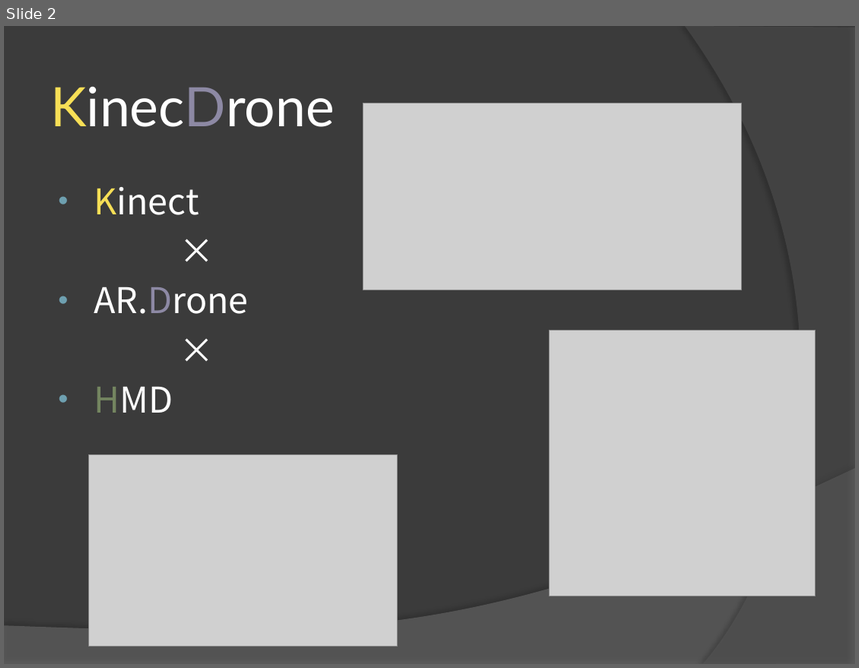
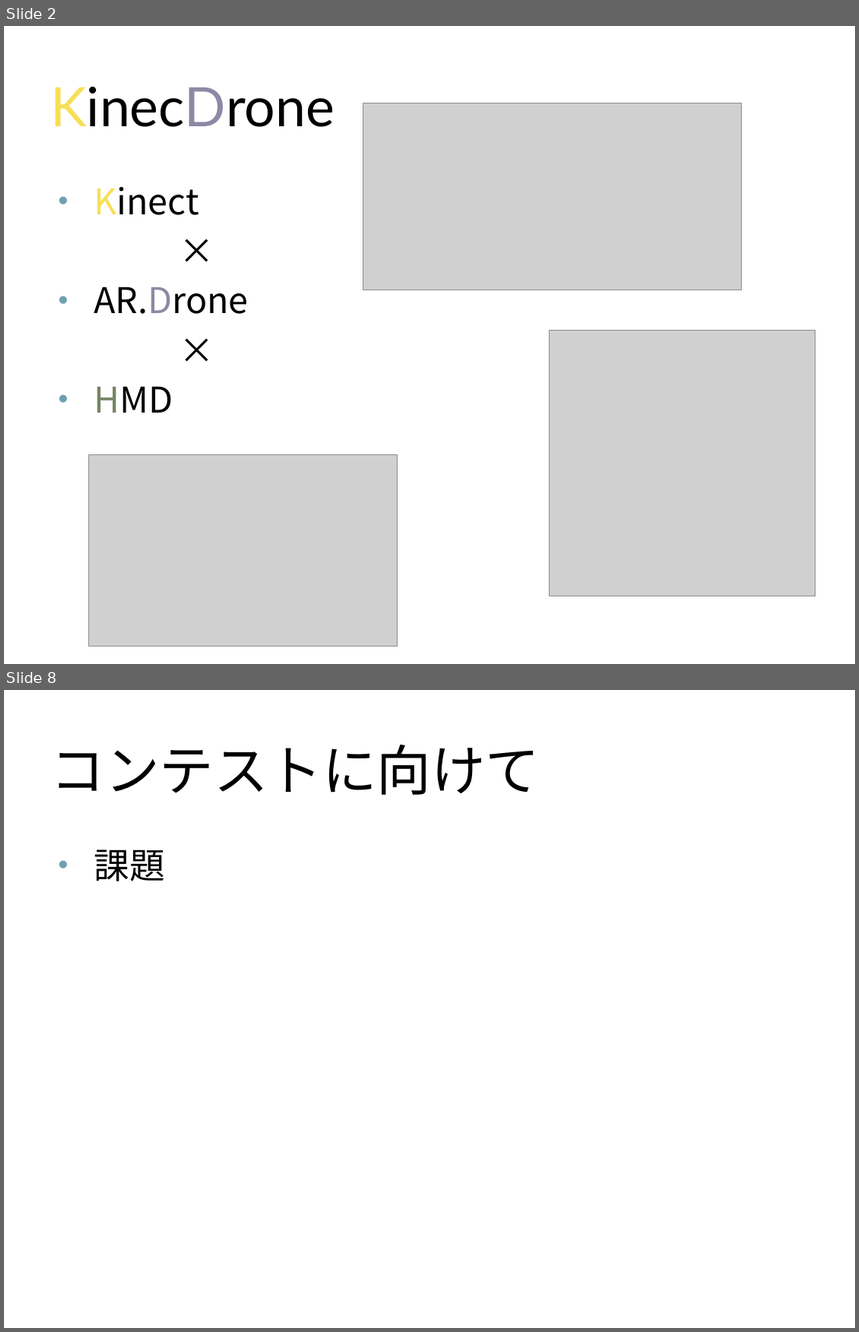
Before and after one commit to Kender09/dcl.apple, a slide deck: KinecDrone2.pptx. Shown one above the other, each under a label of ours: slide 2 before the commit, slides 2 and 8 after it; the slides between them are not shown. The pictures are 859x668 and 859x1332 pixels, drawn with LibreOffice and Linux fonts; fonts in the diff are those of the drawing; grey boxes stand for pictures. Boxes give left, top, right and bottom in pixels: in the first picture for what was removed or moved away, otherwise in the second. Text is boxed around its words. In the diff, an @@ line names an element or a change of style, - is before the commit and + after.

```diff
--- a/KinecDrone2.pptx
+++ b/KinecDrone2.pptx
@@ slide 8 added at (4,690,855,1328), background #FFFFFF @@
@@ title added at (51,745,541,795), 46 pt, text #000000 @@
+コンテストに向けて
@@ text added at (94,850,165,882), 30 pt, text #000000 @@
+• 課題
@@ slide 2 changed as well @@
@@ background #3B3B3B to #FFFFFF @@
@@ freeform shape removed at (685,26,855,664) @@
@@ title "KinecDrone" at (51,86,335,127): text colour #FFFFFF to #000000 in "KinecDrone" @@
@@ text "Kinect" at (94,187,249,413): text colour #FFFFFF to #000000 in "Kinect", "×", "AR.Drone", "×" and 1 more places @@
@@ freeform shape removed at (4,468,855,664) @@
```
Also in this commit, not shown: 1 other slide changed, 5 other slides added, 1 slide removed, 5 other files.
